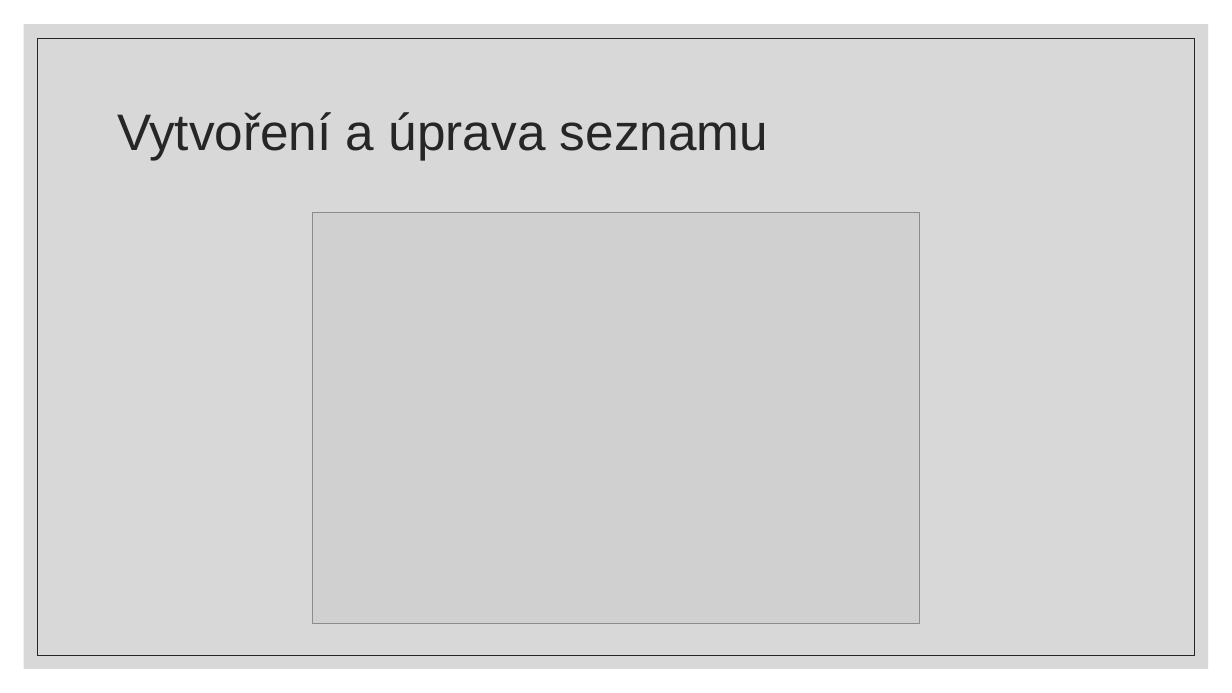
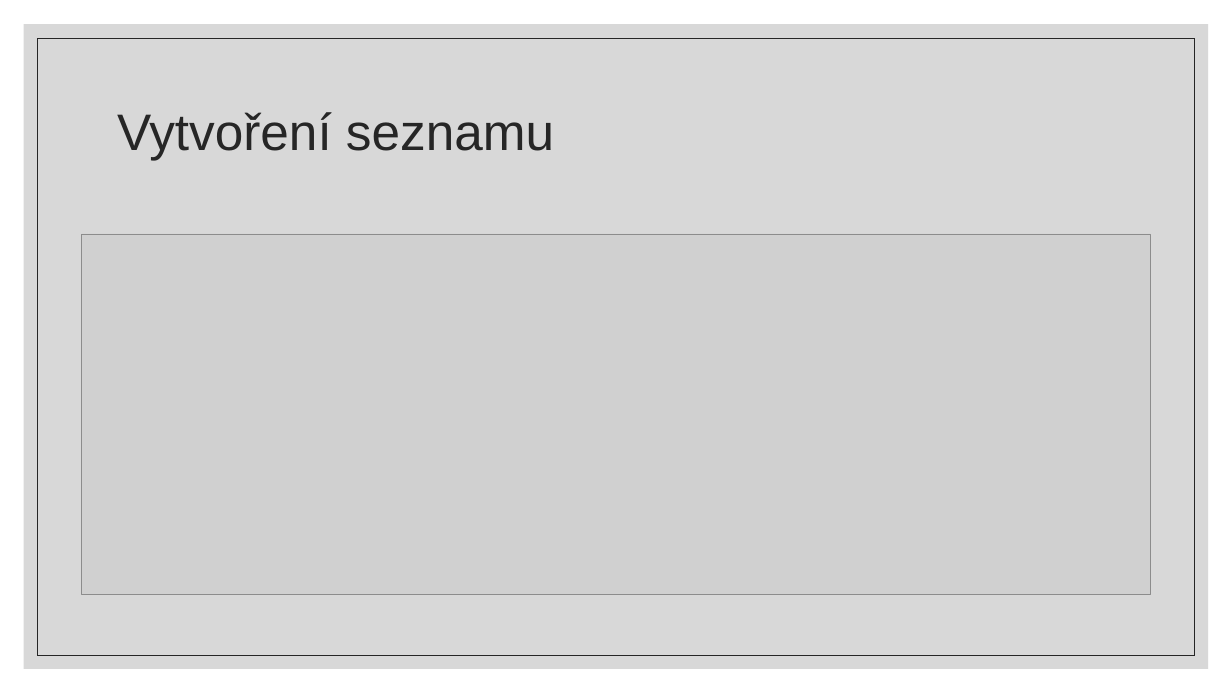
Before and after one commit to Atmaak/rocnikovka, a slide deck: slide 4 of ostatni/prezentace.pptm (slide 5 before the commit). Drawn at 1232x693 pixels with LibreOffice and Linux fonts; fonts in the diff are those of the drawing; grey boxes stand for pictures. Boxes give left, top, right and bottom in pixels: in the first picture for what was removed or moved away, otherwise in the second. Text is boxed around its words. In the diff, an @@ line names an element or a change of style, - is before the commit and + after.

```diff
--- a/ostatni/prezentace.pptm
+++ b/ostatni/prezentace.pptm
@@ title at (117, 112, 554, 160): text changed @@
-Vytvoření a úprava seznamu
+Vytvoření seznamu
@@ picture: place and size @@
-picture at (312, 213, 920, 624)
+picture at (82, 234, 1151, 594)
```
Also in this commit, not shown: 3 other slides changed, 5 slides added, 3 slides removed, 10 other files.
